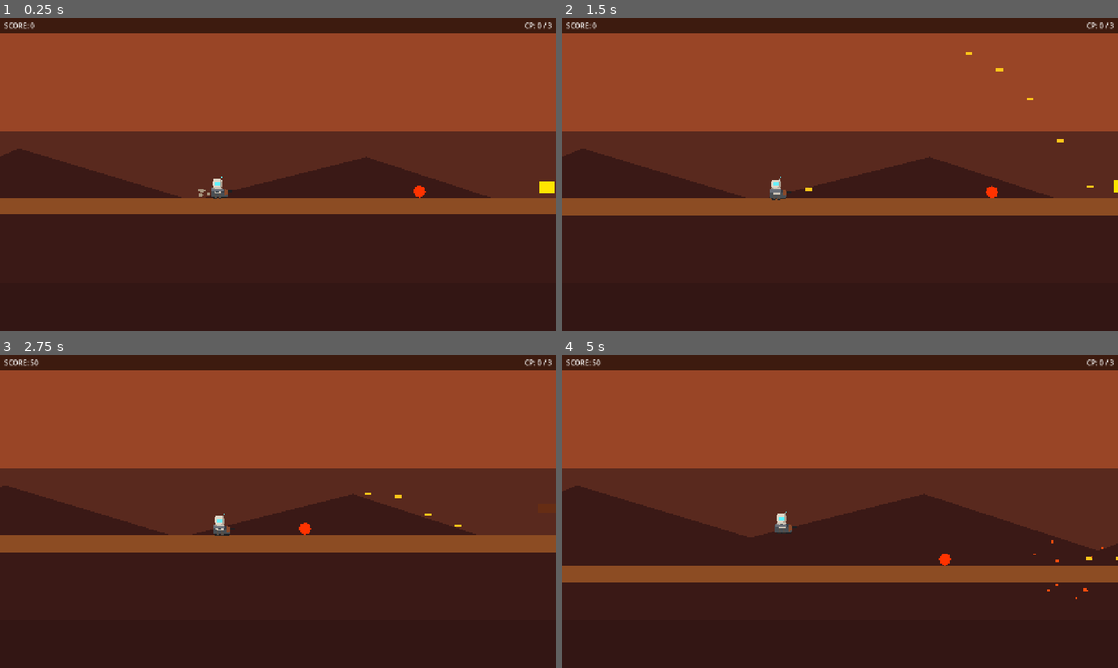
Above: before the commit, frames 1-4 (two rows, left to right).
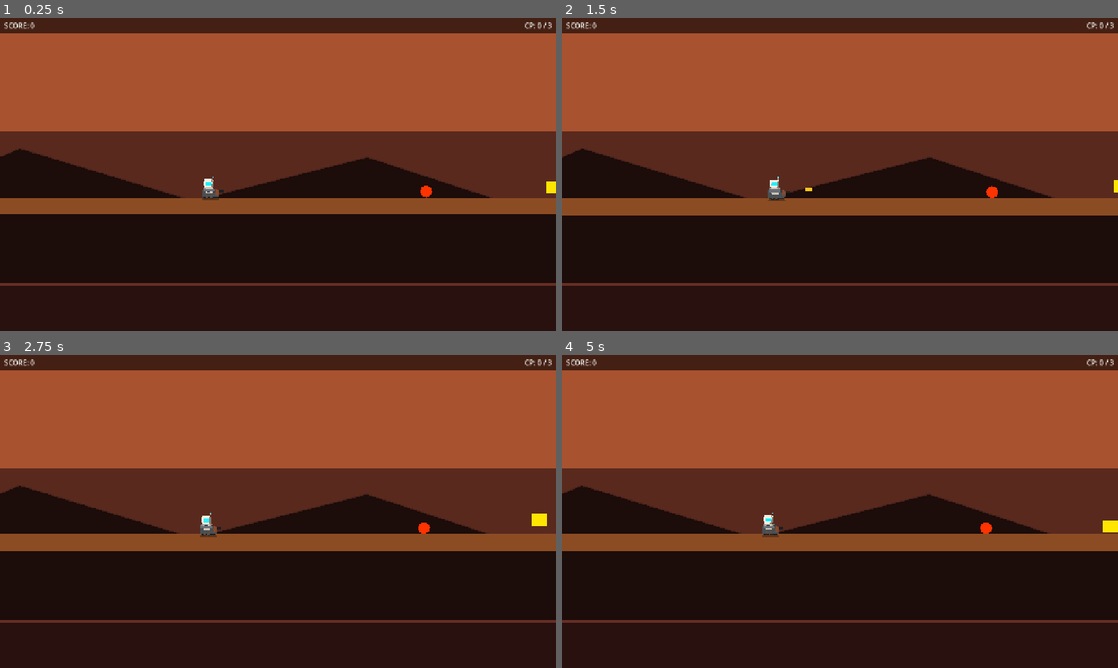
Above: after the commit, the same moments.

Repository: NGKsSystems/NGKs_Crater_Wardens-
Game: Godot game, scene res://scenes/level/test_lane_2.tscn
The game is run twice, just before and just after one commit, with the same random seed, the same clock (stepped at 60 frames per second) and the same inputs. This scene is started directly instead of the project's main scene.
Inputs:
- Up to frame 1 (0.25 s): no input
- Up to frame 2 (1.5 s): tap Enter at 0.5 s; hold Space (jump) 0.53-1.28 s; hold Z (fire_forward) from 0.53 s (still down); tap R at 1.35 s
- Up to frame 3 (2.75 s): tap Space (jump) at 1.52, 1.55, 1.82 s; release Z (fire_forward) at 2.03 s; hold Space (jump) from 2.03 s (still down)
- Up to frame 4 (5 s): release Space (jump) at 2.78 s; hold Z (fire_forward) 2.78-4.28 s; tap R at 2.85, 4.35 s; tap Space (jump) at 3.02, 3.05, 3.32, 4.52, 4.55, 4.82 s; hold Space (jump) 3.53-4.28 s

The runs differ from the first frame. In frame 1, 29% of the frame differs, in the area x 0-100%, y 41-86%; in frame 2, 29%; in frame 3, 30%; in frame 4, 35%, in the area x 0-100%, y 1-86%.
Error after the commit: Parse Error: Used space character for indentation instead of tab as used before in the file. (res://scripts/systems/VfxManager.gd:67)

Commit message:
Phase 17: Final visual contrast pass - sky/mountain/ground separation, Maxwell visor boost, rover shadow, explosion brightness

Diff:
--- a/scenes/environment/MarsBackground_v2.tscn
+++ b/scenes/environment/MarsBackground_v2.tscn
@@ -14,14 +14,14 @@
 offset_top = -2500.0
 offset_right = 8000.0
 offset_bottom = -150.0
-color = Color(0.79, 0.42, 0.23, 1)
+color = Color(0.92, 0.58, 0.34, 1)
 
 [node name="SkyMid" type="ColorRect" parent="SkyLayer"]
 offset_left = -8000.0
 offset_top = -150.0
 offset_right = 8000.0
 offset_bottom = 260.0
-color = Color(0.60, 0.27, 0.15, 1)
+color = Color(0.66, 0.32, 0.19, 1)
 
 [node name="SkyLow" type="ColorRect" parent="SkyLayer"]
 offset_left = -8000.0
@@ -31,14 +31,14 @@
 color = Color(0.35, 0.16, 0.12, 1)
 
 [node name="UpperGlow" type="Polygon2D" parent="SkyLayer"]
-color = Color(1, 0.72, 0.4, 0.14)
+color = Color(1, 0.72, 0.4, 0.22)
 polygon = PackedVector2Array(-8000, -900, 8000, -900, 8000, -450, -8000, -650)
 
 [node name="FarMountains" type="ParallaxLayer" parent="."]
 motion_scale = Vector2(0.12, 0.0)
 
 [node name="MountainRange" type="Polygon2D" parent="FarMountains"]
-color = Color(0.23, 0.10, 0.09, 1)
+color = Color(0.11, 0.05, 0.04, 1)
 polygon = PackedVector2Array(
 -8000, 470,
 -7600, 430,
@@ -84,6 +84,11 @@
 8000, 900,
 -8000, 900
 )
+
+[node name="MountainRim" type="Line2D" parent="FarMountains"]
+width = 2.5
+default_color = Color(0.30, 0.14, 0.11, 0.85)
+points = PackedVector2Array(-8000, 470, -7600, 430, -7200, 390, -6800, 450, -6400, 350, -6000, 420, -5600, 300, -5200, 440, -4800, 330, -4400, 410, -4000, 290, -3600, 430, -3200, 340, -2800, 460, -2400, 310, -2000, 390, -1600, 280, -1200, 420, -800, 335, -400, 470, 0, 300, 400, 420, 800, 320, 1200, 450, 1600, 310, 2000, 390, 2400, 280, 2800, 430, 3200, 340, 3600, 470, 4000, 300, 4400, 420, 4800, 315, 5200, 460, 5600, 300, 6000, 400, 6400, 285, 6800, 430, 7200, 330, 7600, 450, 8000, 320)
 
 [node name="Structures" type="ParallaxLayer" parent="."]
 motion_scale = Vector2(0.25, 0.0)
@@ -144,7 +149,12 @@
 [node name="GroundBackLayer" type="ParallaxLayer" parent="."]
 motion_scale = Vector2(0.18, 0.0)
 
+[node name="GroundTopHighlight" type="Polygon2D" parent="GroundBackLayer"]
+position = Vector2(0, 610)
+color = Color(0.42, 0.19, 0.15, 0.95)
+polygon = PackedVector2Array(-8000, 0, 8000, 0, 8000, 5, -8000, 5)
+
 [node name="GroundBackStrip" type="Polygon2D" parent="GroundBackLayer"]
-position = Vector2(0, 610)
-color = Color(0.20, 0.09, 0.08, 0.95)
-polygon = PackedVector2Array(-8000, 0, 8000, 0, 8000, 260, -8000, 260)
+position = Vector2(0, 615)
+color = Color(0.16, 0.07, 0.06, 0.97)
+polygon = PackedVector2Array(-8000, 0, 8000, 0, 8000, 255, -8000, 255)
--- a/scenes/player/Maxwell.tscn
+++ b/scenes/player/Maxwell.tscn
@@ -12,15 +12,15 @@
 position = Vector2(0, -18)
 
 [node name="Helmet" type="Polygon2D" parent="BodyAnchor"]
-color = Color(0.88, 0.84, 0.78, 1)
+color = Color(0.96, 0.93, 0.88, 1)
 polygon = PackedVector2Array(-16, -18, 10, -18, 16, -10, 16, 6, 12, 12, -14, 12, -18, 4, -18, -10)
 
 [node name="Visor" type="Polygon2D" parent="BodyAnchor/Helmet"]
-color = Color(0.35, 0.95, 1, 1)
+color = Color(0.05, 0.94, 1, 1)
 polygon = PackedVector2Array(-10, -8, 8, -8, 10, -3, 10, 2, 8, 5, -10, 5, -12, 1, -12, -4)
 
 [node name="HelmetShadow" type="Polygon2D" parent="BodyAnchor/Helmet"]
-color = Color(0.68, 0.62, 0.56, 1)
+color = Color(0.54, 0.48, 0.42, 1)
 polygon = PackedVector2Array(8, -16, 16, -10, 16, 6, 12, 12, 4, 12, 8, 6, 10, 0, 10, -8)
 
 [node name="Body" type="Polygon2D" parent="BodyAnchor"]
--- a/scenes/player/rover.tscn
+++ b/scenes/player/rover.tscn
@@ -14,6 +14,11 @@
 
 [node name="CollisionShape2D" type="CollisionShape2D" parent="."]
 shape = SubResource("1")
+
+[node name="Shadow" type="Polygon2D" parent="."]
+position = Vector2(0, 14)
+color = Color(0.0, 0.0, 0.0, 0.30)
+polygon = PackedVector2Array(-18, 0, 18, 0, 20, 3, 18, 5, -18, 5, -20, 3)
 
 [node name="WheelPodL" type="Polygon2D" parent="."]
 position = Vector2(-10, 8)
--- a/scripts/systems/VfxManager.gd
+++ b/scripts/systems/VfxManager.gd
@@ -65,13 +65,9 @@
 func spawn_impact(pos: Vector2) -> void:
 	var p := _get_small()
 	p.global_position      = pos
-	p.color                = Color(1.0, 0.6, 0.1, 1.0)
-	p.initial_velocity_min = 80.0
-	p.initial_velocity_max = 200.0
-	p.restart()
-
-
-# Small grey dust cloud — rover jump or land
+        p.color                = Color(1.0, 0.78, 0.15, 1.0)
+        p.initial_velocity_min = 90.0
+        p.initial_velocity_max = 220.0
 func spawn_poof(pos: Vector2) -> void:
 	var p := _get_small()
 	p.global_position      = pos
@@ -85,17 +81,12 @@
 func spawn_explode(pos: Vector2) -> void:
 	var p := _get_large()
 	p.global_position      = pos
-	p.color                = Color(1.0, 0.3, 0.05, 1.0)
-	p.initial_velocity_min = 100.0
-	p.initial_velocity_max = 280.0
-	p.restart()
-
-
-# Large cyan flash — checkpoint triggered
+        p.color                = Color(1.0, 0.48, 0.05, 1.0)
+        p.initial_velocity_min = 120.0
+        p.initial_velocity_max = 320.0
 func spawn_checkpoint(pos: Vector2) -> void:
 	var p := _get_large()
 	p.global_position      = pos
-	p.color                = Color(0.15, 0.9, 0.95, 1.0)
-	p.initial_velocity_min = 60.0
-	p.initial_velocity_max = 160.0
-	p.restart()
+        p.color                = Color(0.0, 0.95, 1.0, 1.0)
+        p.initial_velocity_min = 70.0
+        p.initial_velocity_max = 180.0
